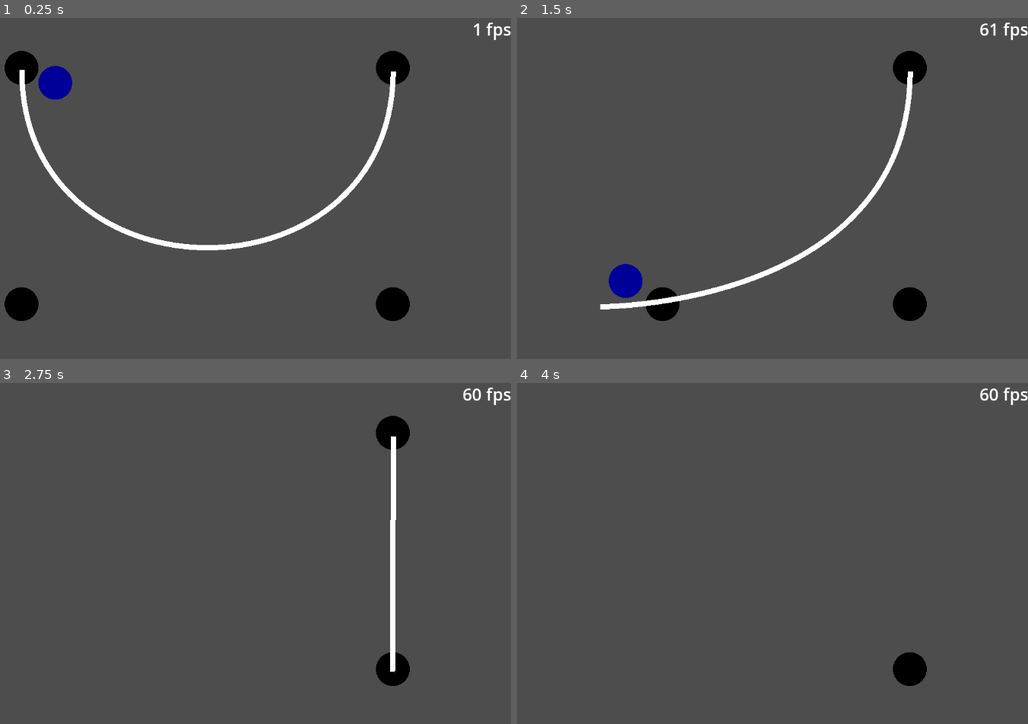
Above: before the commit, frames 1-4 (two rows, left to right).
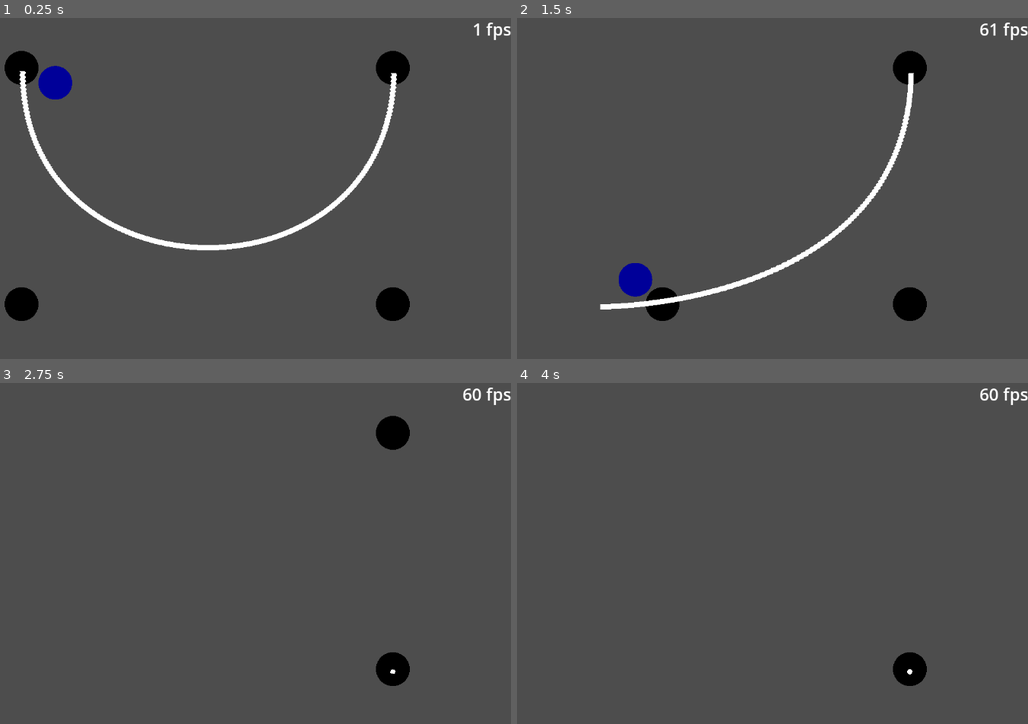
Above: after the commit, the same moments.

Repository: alideno/Godot-Cubic-Bezier-Curve-Generator
Game: Godot game, scene res://testing_ground.tscn
The game is run twice, just before and just after one commit, with the same random seed, the same clock (stepped at 60 frames per second) and the same inputs. The engine's default icon, where the game draws it, is replaced by a stand-in: a white triangle on a blue panel in a dark square.
Inputs (mouse positions are in pixels of both pictures, inside the frame that each line leads up to):
- Up to frame 1 (0.25 s): no input
- Up to frame 2 (1.5 s): drag from (537, 69) to (537, 304) at 0.52 s; drag from (537, 304) to (910, 304) at 1.27 s
- Up to frame 3 (2.75 s): click (393, 669) at 2.17 s
- Up to frame 4 (4 s): tap Enter at 2.75 s; drag from (910, 434) to (910, 669) at 2.77 s; tap Space at 3.5 s; move the mouse to (905, 604) at 3.52 s; click (905, 604) at 3.67 s

The runs differ from the first frame. In frame 1, 0.4% of the frame differs, in the area x 3-78%, y 15-69%; in frame 2, 0.8%, in the area x 17-78%, y 15-86%; in frame 3, 0.7%; in frame 4, less than 0.1%.

Commit message:
Optimized and broken version

Diff:
--- a/project.godot
+++ b/project.godot
@@ -15,6 +15,10 @@
 config/features=PackedStringArray("4.6")
 config/icon="res://icon.svg"
 
+[display]
+
+window/vsync/vsync_mode=0
+
 [rendering]
 
 anti_aliasing/quality/msaa_2d=1
--- a/scripts/cubic_bezier_curve.gd
+++ b/scripts/cubic_bezier_curve.gd
@@ -43,6 +43,7 @@
 	var step_count : int = (1/step) - 1
 
 	var last_coord : Vector2 = Bezier(0)
+	var last_angle : float = 0
 	#mark_point(last_coord)
 	var u = step
 
@@ -55,16 +56,13 @@
 	for i in range(step_count):
 		# Constant for every rectangle
 		var colorRect : ColorRect = ColorRect.new()
-		#add_child(colorRect)
-
 
 		var new_coord : Vector2 = Bezier(u)
-
-
+		u = u + step
 		# Used to calculate the size of the rectangle
 		var distance : float = last_coord.distance_to(new_coord)
 		colorRect.pivot_offset = Vector2(distance/2,width/2)
-		colorRect.size = Vector2(distance,width)
+		var s = Vector2(distance,width)
 
 
 		# The position of the rectangle
@@ -74,38 +72,26 @@
 		var angle = (last_coord-new_coord).angle()
 		colorRect.rotation = angle
 
+		if abs(abs(rad_to_deg(angle)) - abs(last_angle)) <= 0.5:
+			continue
+
+		var xform = get_global_transform().affine_inverse() * colorRect.get_global_transform()
+
+
 		if collision:
-			# Get the Transform
-			var xform = get_global_transform().affine_inverse() * colorRect.get_global_transform()
-			var s = colorRect.size
-
-			# Collect top vertices (moving forward)
 			top_points.append(xform * Vector2(0, 0))
-			top_points.append(xform * Vector2(s.x, 0))
-
-			# Collect bottom vertices (moving forward, will reverse later)
-			bottom_points.append(xform * Vector2(s.x, s.y))
 			bottom_points.append(xform * Vector2(0, s.y))
-
-		#mark_point(new_coord)
-		var xform = get_global_transform().affine_inverse() * colorRect.get_global_transform()
-		var s = colorRect.size
 
 		# 0,0    s.x,0
 		# 0,s.y  s.x,s.y
 
 
 		vertices.push_back(xform * Vector2(0, 0))
-		vertices.push_back(xform * Vector2(s.x, 0))
 		vertices.push_back(xform * Vector2(0, s.y))
-		# Needed if PRIMITIVE_TRIANGLE
-		#vertices.push_back(xform * Vector2(s.x, 0))
-		#vertices.push_back(xform * Vector2(0, s.y))
-		vertices.push_back(xform * Vector2(s.x, s.y))
 
 
-		u = u + step
 		last_coord = new_coord
+		last_angle = rad_to_deg(angle)
 
 
 	create_mesh(vertices)
@@ -115,9 +101,8 @@
 		bottom_points.reverse()
 
 		# Combine them into one final array
-		var full_hull : PackedVector2Array = top_points
-		full_hull.append_array(bottom_points)
-		collision_shape.polygon = full_hull
+		top_points.append_array(bottom_points)
+		collision_shape.polygon = top_points
 
 	print("Vertex count: " + str(vertices.size()))
 
@@ -161,6 +146,10 @@
 		return
 
 	for child in get_children():
-		if child == collision_shape || child == mesh_instance:
+		if child == collision_shape:
+			collision_shape.polygon.clear()
+			continue
+		if child == mesh_instance:
+			mesh_instance.mesh = null
 			continue
 		child.queue_free()
Binary file added: BoardOfPain.png
Not shown, changed: README.md
